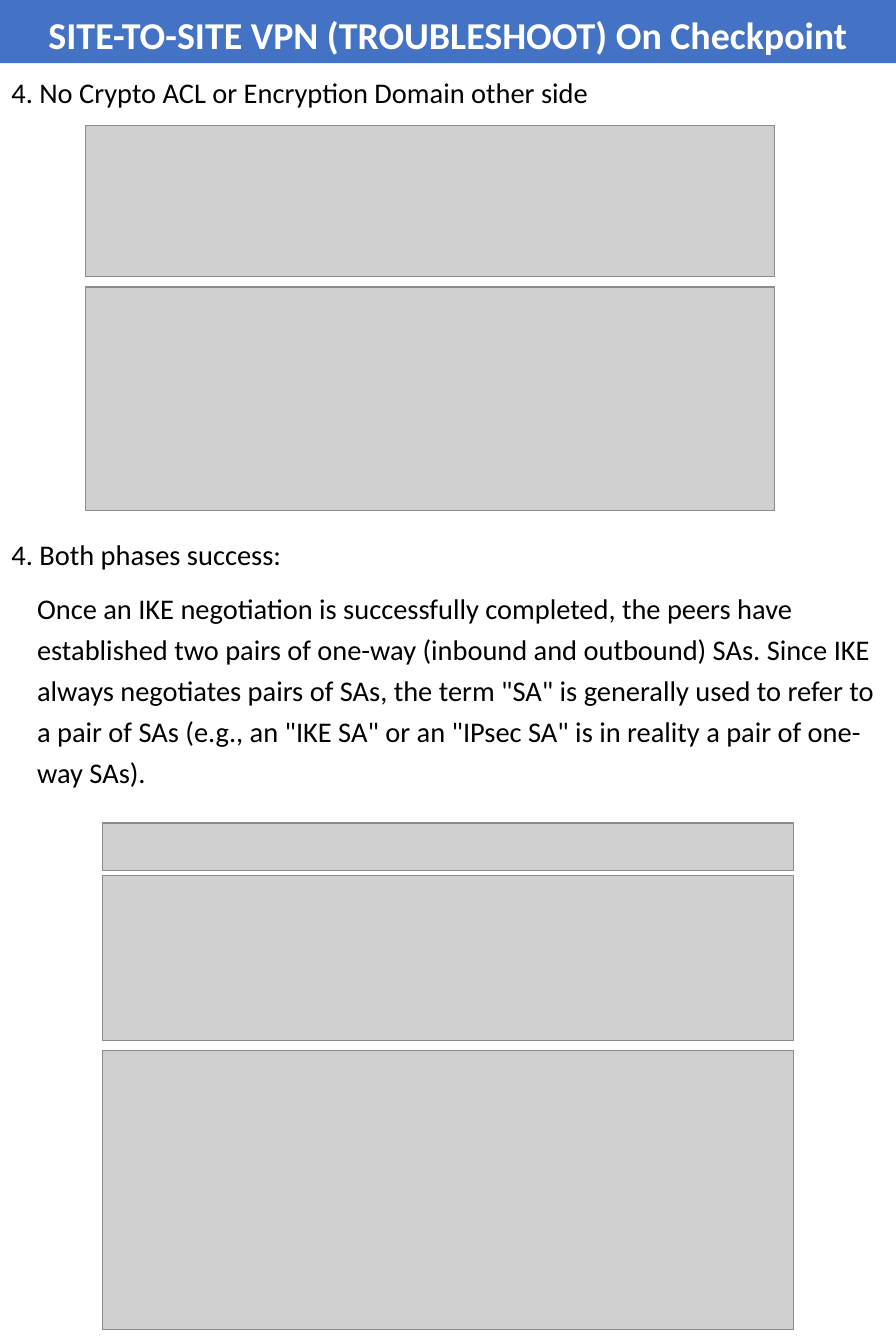
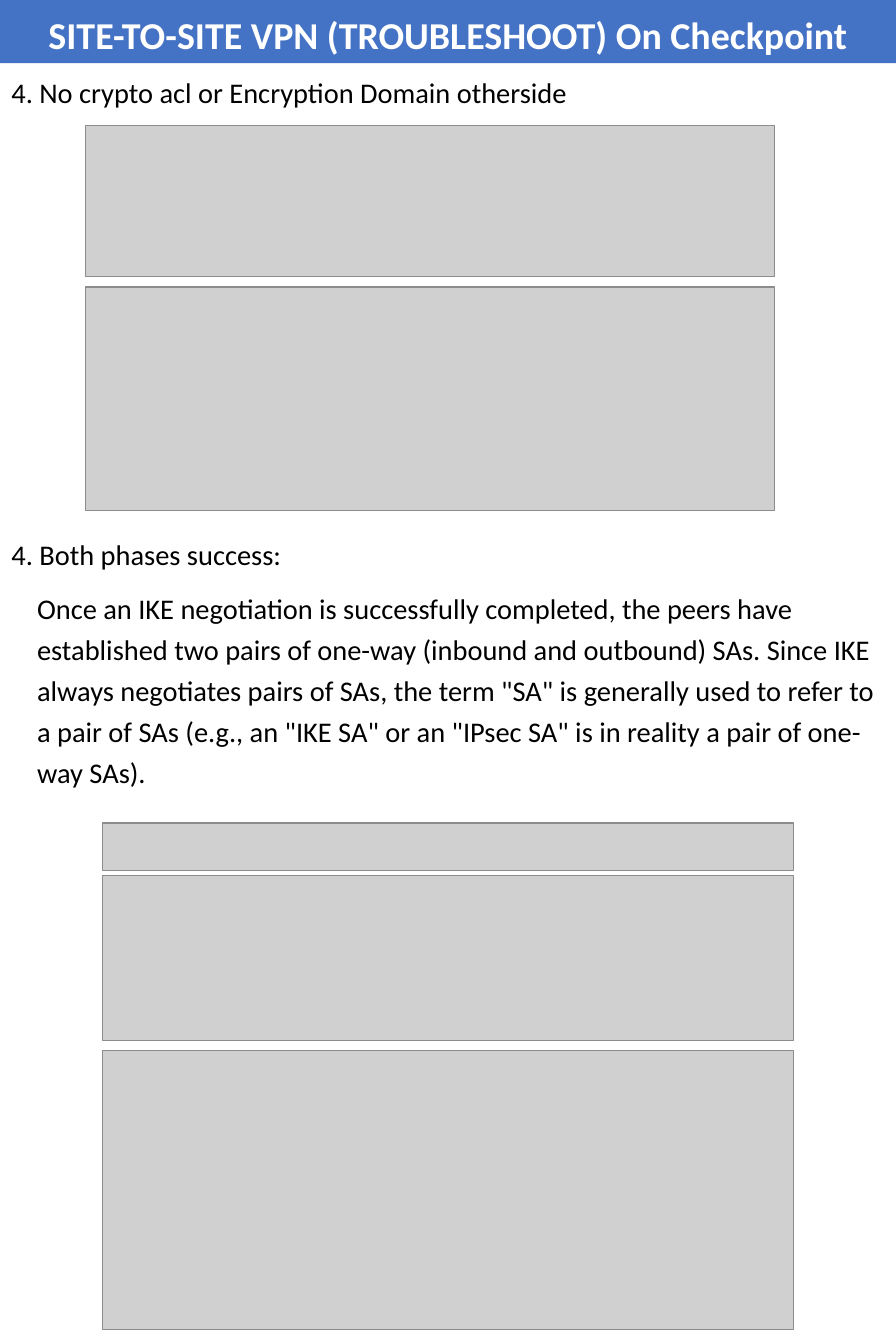
Before and after one commit to shankarpradhan/Networking, a slide deck: slide 8 of SITE-TO-SITE VPN (TROUBLESHOOT).pptx (slide 7 before the commit). Drawn at 896x1344 pixels with LibreOffice and Linux fonts; fonts in the diff are those of the drawing; grey boxes stand for pictures. Boxes give left, top, right and bottom in pixels: in the first picture for what was removed or moved away, otherwise in the second. Text is boxed around its words. In the diff, an @@ line names an element or a change of style, - is before the commit and + after.

```diff
--- a/SITE-TO-SITE VPN (TROUBLESHOOT).pptx
+++ b/SITE-TO-SITE VPN (TROUBLESHOOT).pptx
@@ subtitle at bbox=[11, 83, 567, 108]: text changed @@
-4. No Crypto ACL or Encryption Domain other side
+4. No crypto acl or Encryption Domain otherside
```
Also in this commit, not shown: 7 other slides changed, 2 slides added, 7 other files.
